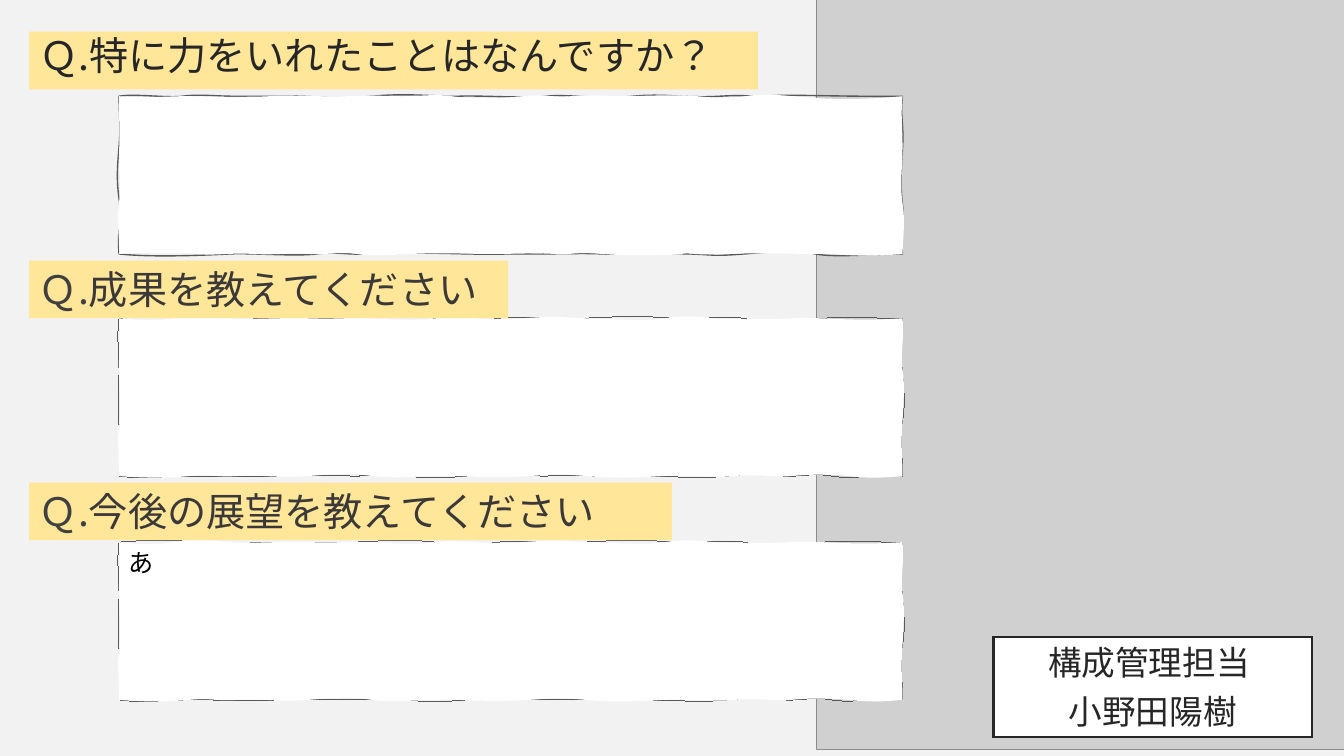
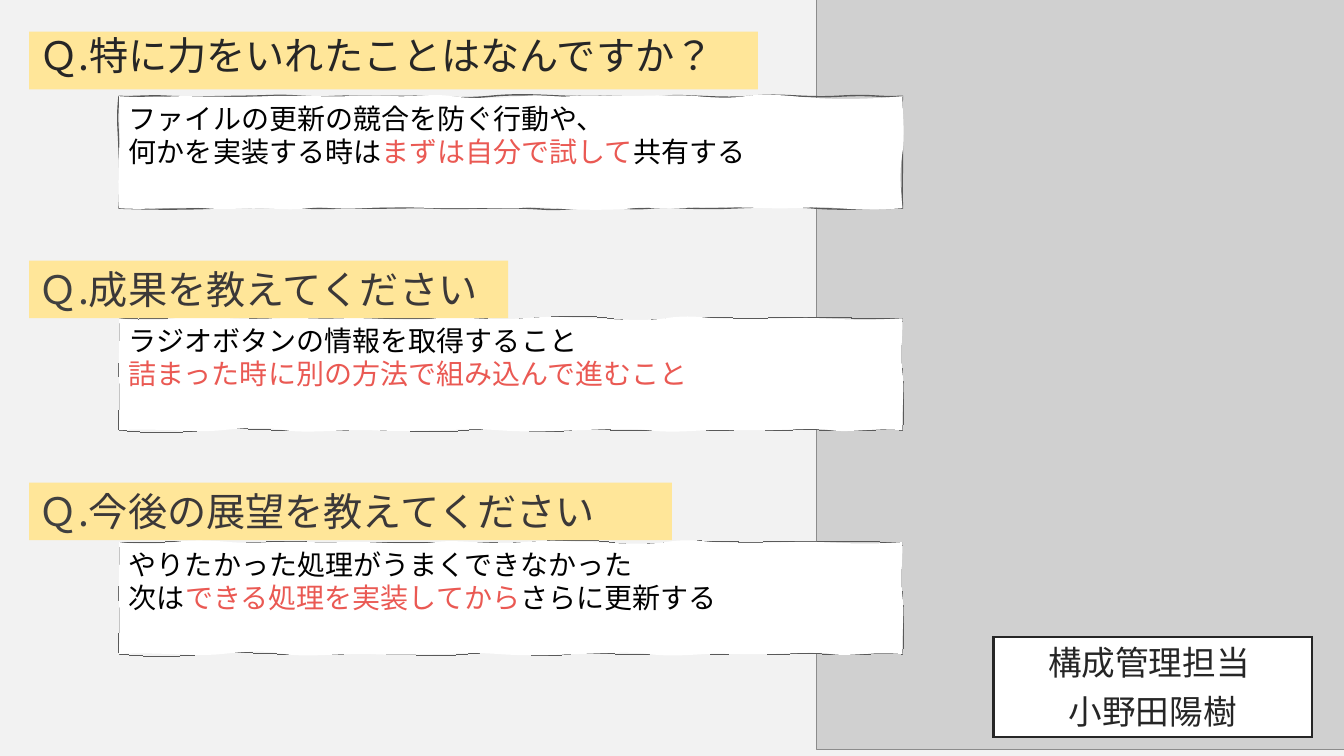
Before and after one commit to DOJO-2021/C-2, a slide deck: slide 18 of documents/SkyNHプレゼンテーションひな形4.pptx. Drawn at 1344x756 pixels with LibreOffice and Linux fonts; fonts in the diff are those of the drawing; grey boxes stand for pictures. Boxes give left, top, right and bottom in pixels: in the first picture for what was removed or moved away, otherwise in the second. Text is boxed around its words. In the diff, an @@ line names an element or a change of style, - is before the commit and + after.

```diff
--- a/documents/SkyNHプレゼンテーションひな形4.pptx
+++ b/documents/SkyNHプレゼンテーションひな形4.pptx
@@ freeform shape "ファイルの更新の競合を防ぐ行動や、": place and size @@
-freeform shape "ファイルの更新の競合を防ぐ行動や、" at <box>119,96,902,254</box>
+freeform shape "ファイルの更新の競合を防ぐ行動や、" at <box>119,96,902,208</box>
@@ text in freeform shape at <box>129,105,745,165</box>: text added @@
+ファイルの更新の競合を防ぐ行動や、
+何かを実装する時はまずは自分で試して共有する
@@ freeform shape "ラジオボタンの情報を取得すること": place and size @@
-freeform shape "ラジオボタンの情報を取得すること" at <box>119,319,902,477</box>
+freeform shape "ラジオボタンの情報を取得すること" at <box>119,319,902,431</box>
@@ text in freeform shape at <box>129,327,687,387</box>: text added @@
+ラジオボタンの情報を取得すること
+詰まった時に別の方法で組み込んで進むこと
@@ freeform shape "やりたかった処理がうまくできなかった": place and size @@
-freeform shape "やりたかった処理がうまくできなかった" at <box>119,542,902,701</box>
+freeform shape "やりたかった処理がうまくできなかった" at <box>119,542,902,654</box>
@@ text in freeform shape at <box>129,551,717,611</box>: text changed; size 18 to 20 pt @@
-あ
+やりたかった処理がうまくできなかった
+次はできる処理を実装してからさらに更新する
```
Also in this commit, not shown: 12 other slides changed, 1 slide removed.
